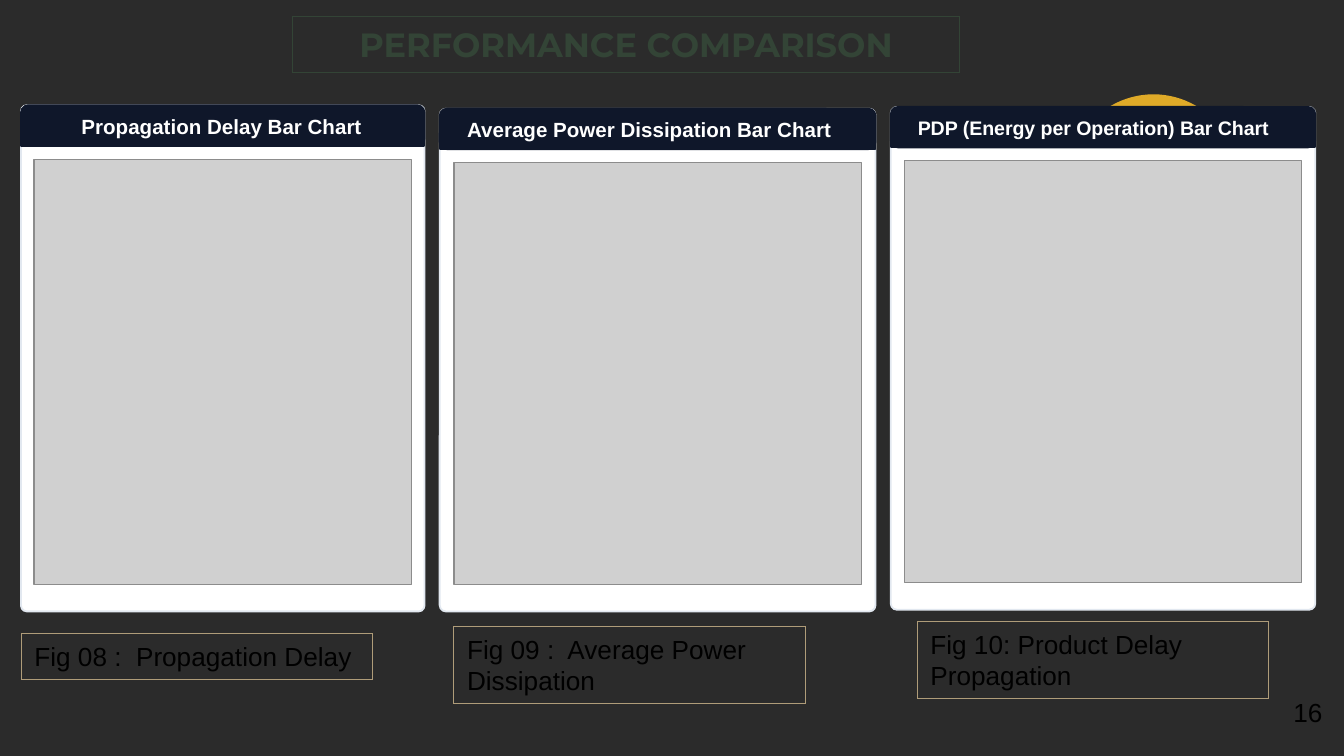
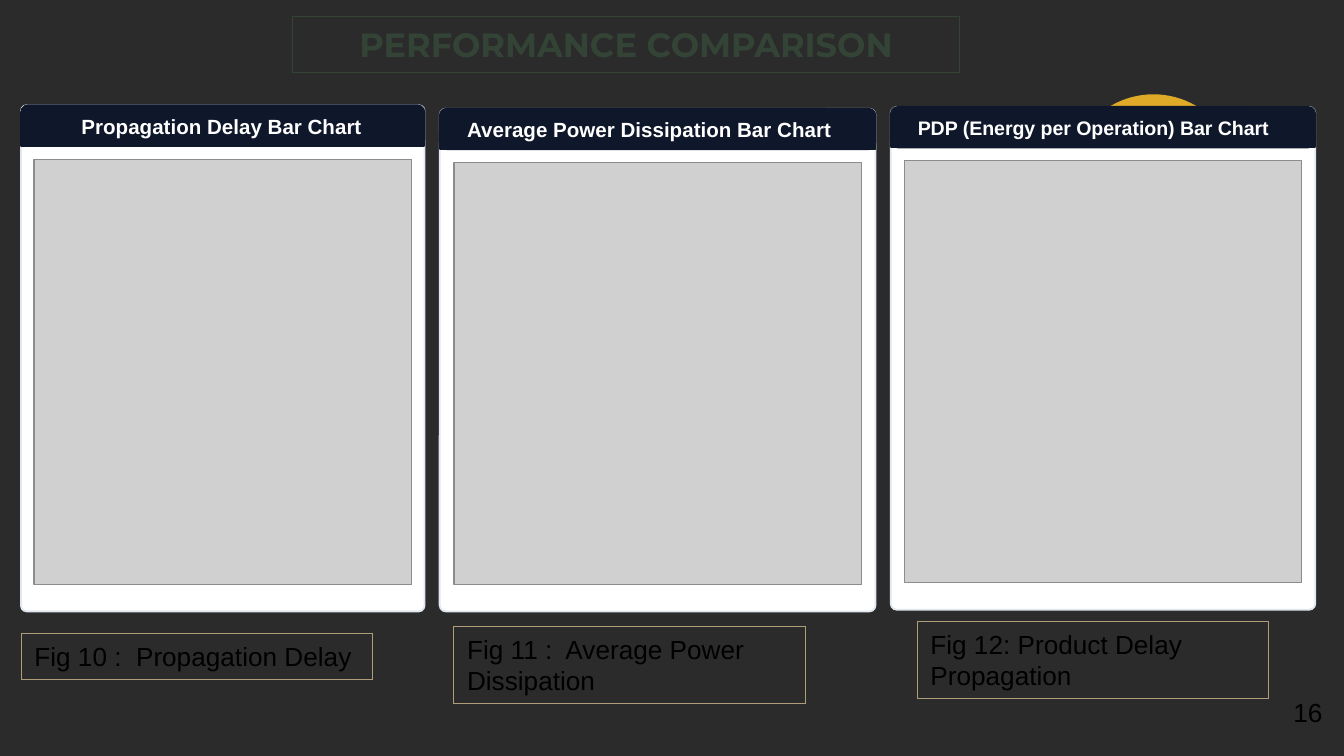
Before and after one commit to algoscienceacademy/QCA-TG-PASS-CMOS-GDI-CIRCUIT, a slide deck: slide 17 of pre-defence/Predefence/A25GM13 Presentation Slide.pptx. Drawn at 1344x756 pixels with LibreOffice and Linux fonts; fonts in the diff are those of the drawing; grey boxes stand for pictures; background and template pictures are left out; a plain dark background stands for a picture behind light text. Boxes give left, top, right and bottom in pixels: in the first picture for what was removed or moved away, otherwise in the second. Text is boxed around its words. In the diff, an @@ line names an element or a change of style, - is before the commit and + after.

```diff
--- a/pre-defence/Predefence/A25GM13 Presentation Slide.pptx
+++ b/pre-defence/Predefence/A25GM13 Presentation Slide.pptx
@@ text in rectangle at bbox=[34, 647, 351, 671]: text changed @@
-Fig 08 : Propagation Delay
+Fig 10 : Propagation Delay
@@ text in rectangle at bbox=[467, 640, 744, 695]: text changed @@
-Fig 09 : Average Power Dissipation
+Fig 11 : Average Power Dissipation
@@ text in rectangle at bbox=[930, 635, 1182, 690]: text changed @@
-Fig 10: Product Delay Propagation
+Fig 12: Product Delay Propagation
```
Also in this commit, not shown: 8 other slides changed, 2 slides added, 2 slides removed, 8 other files.
